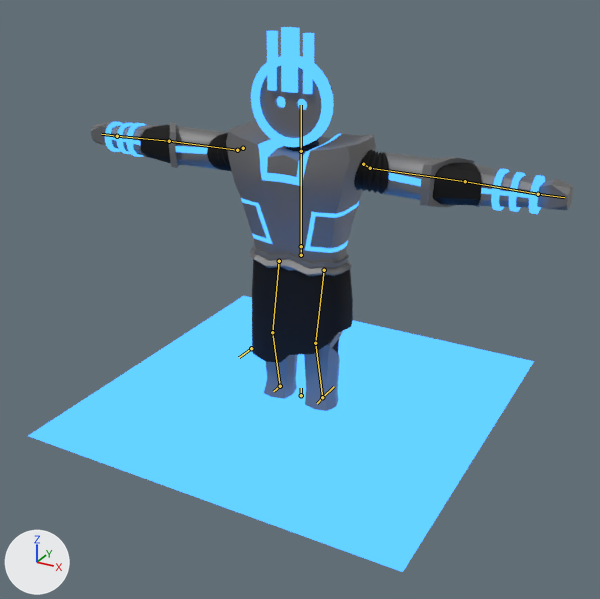
Two versions of the Blender file Assets/Models/Actors/KOLOSS.blend, one commit apart.
Rendered twice from a 50 mm lens placed at (4.15, -7.58, 5.04), pointed at (0.14, -0.28, 1.39). Lighting does not change. The marker at lower left points along +X, +Y and +Z. The bones that bend it are drawn over the model as lines.

Objects in the first picture: 'Face', 'Floor', 'Hands', 'Head', 'Legs', 'Skirt', 'Torso'.
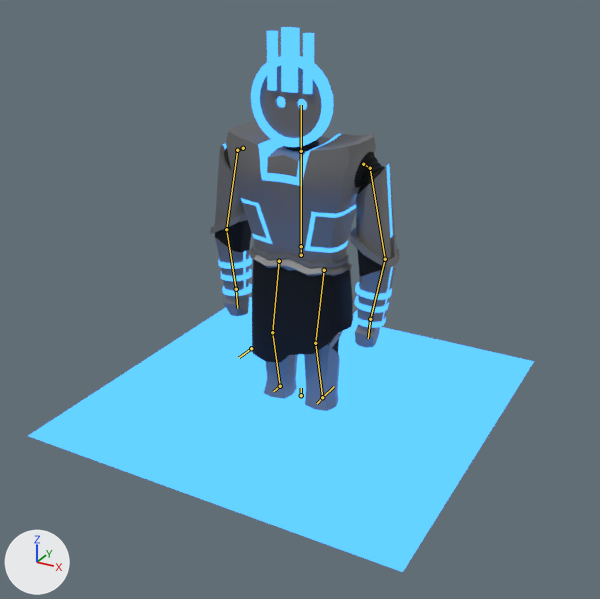
Commit message: Fixed K I-Pose

The newer file adds an action. The first version stands in its rest pose; the second is drawn at frame 1 of the action 'I-Pose'.

What the commit changed:
Bone 'ik_arm.target.L' (bone_ik_arm_target_l) moves from (0.0, 0.0, 0.0) to (-1.63, 0.0, -1.64).
Bone 'ik_arm.target.R' (bone_ik_arm_target_r) moves from (0.0, 0.0, 0.0) to (1.62, 0.0, -1.64).
Bone 'ik_arm.pose.L' (bone_ik_arm_pose_l) moves from (0.0, 0.0, 0.0) to (0.0, -0.56, -0.07).
Bone 'ik_arm.pose.R' (bone_ik_arm_pose_r) moves from (0.0, 0.0, 0.0) to (0.0, -0.56, -0.07).

Boxes (x1, y1, x2, y2) around the edits, measured in the pictures (600 x 599 px):
'Torso', posed (55% narrower, 29% taller)
    before: (111, 121, 534, 276)
    after: (210, 121, 400, 322)
'Hands', posed (66% narrower, 29% shorter)
    before: (91, 122, 573, 214)
    after: (222, 283, 386, 348)
